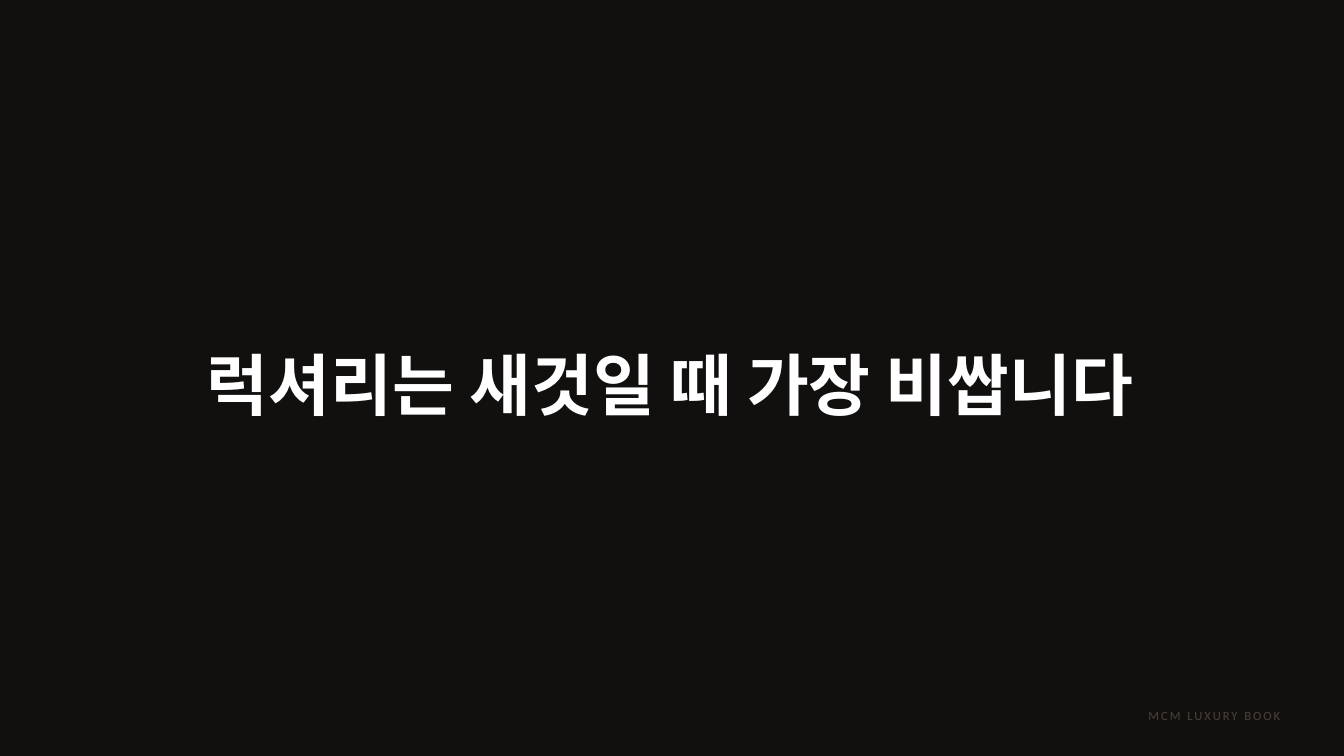
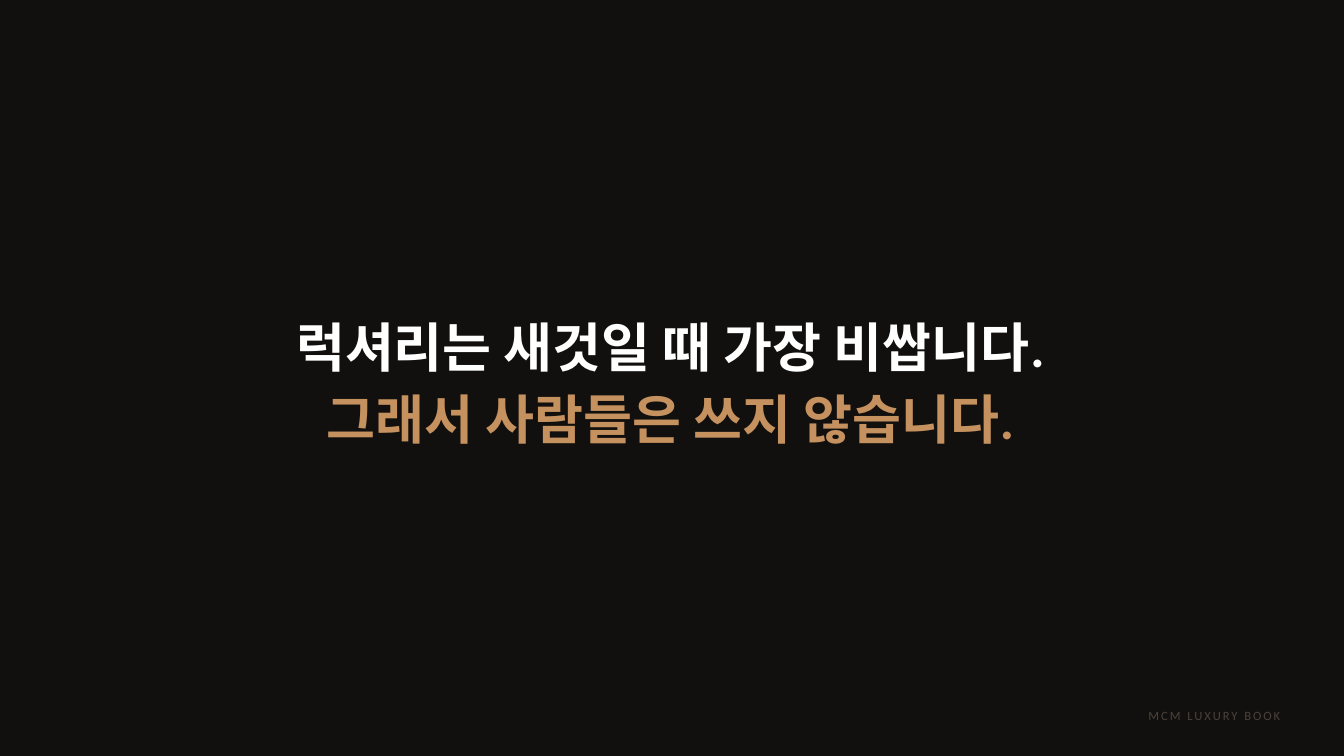
Before and after one commit to elominatedCloud/likeGonzi, a slide deck: slide 8 of docs/ir/MCM_Luxury_Book_IR.pptx (slide 7 before the commit). Drawn at 1344x756 pixels with LibreOffice and Linux fonts; fonts in the diff are those of the drawing; background and template pictures are left out. Boxes give left, top, right and bottom in pixels: in the first picture for what was removed or moved away, otherwise in the second. Text is boxed around its words. In the diff, an @@ line names an element or a change of style, - is before the commit and + after.

```diff
--- a/docs/ir/MCM_Luxury_Book_IR.pptx
+++ b/docs/ir/MCM_Luxury_Book_IR.pptx
@@ text at [296, 322, 1045, 444]: text changed; size 48 to 38 pt @@
-럭셔리는 새것일 때 가장 비쌉니다
+럭셔리는 새것일 때 가장 비쌉니다.
+그래서 사람들은 쓰지 않습니다.
```
Also in this commit, not shown: 7 other slides changed, 2 slides added, 6 slides removed, 3 other files.
